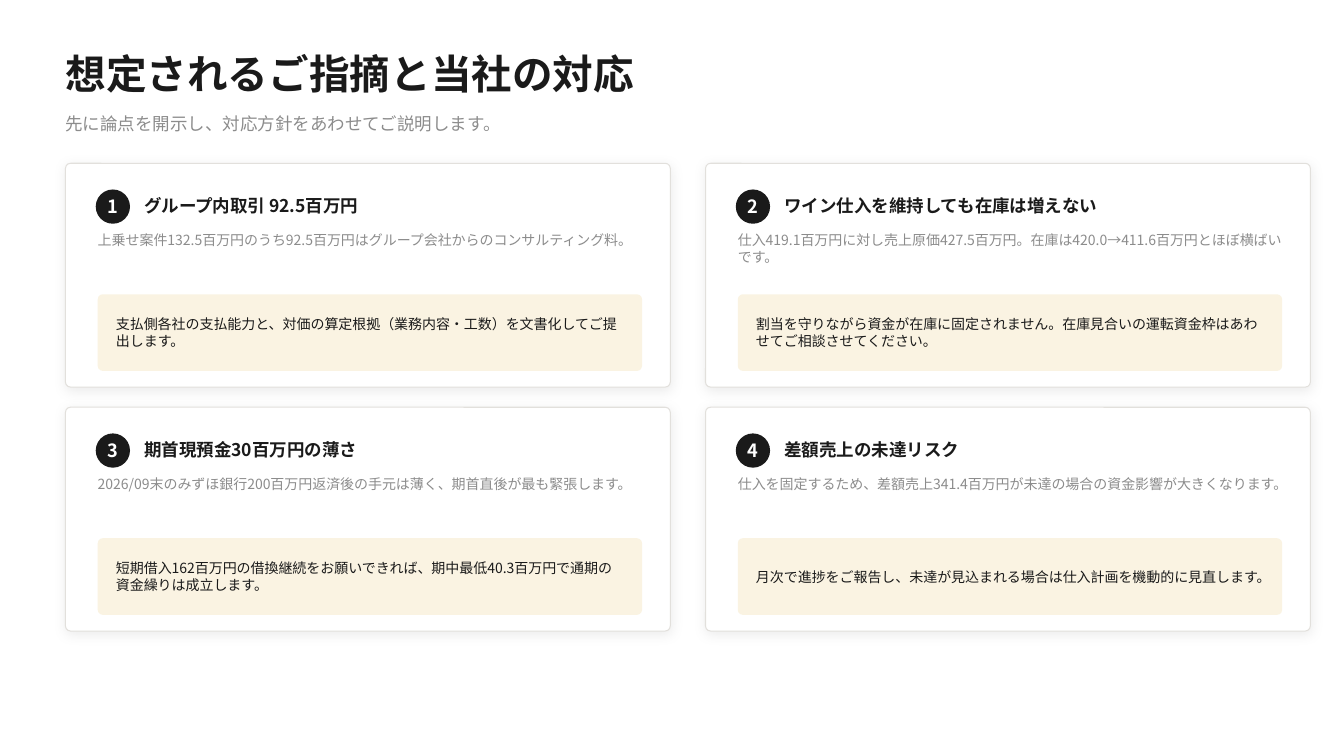
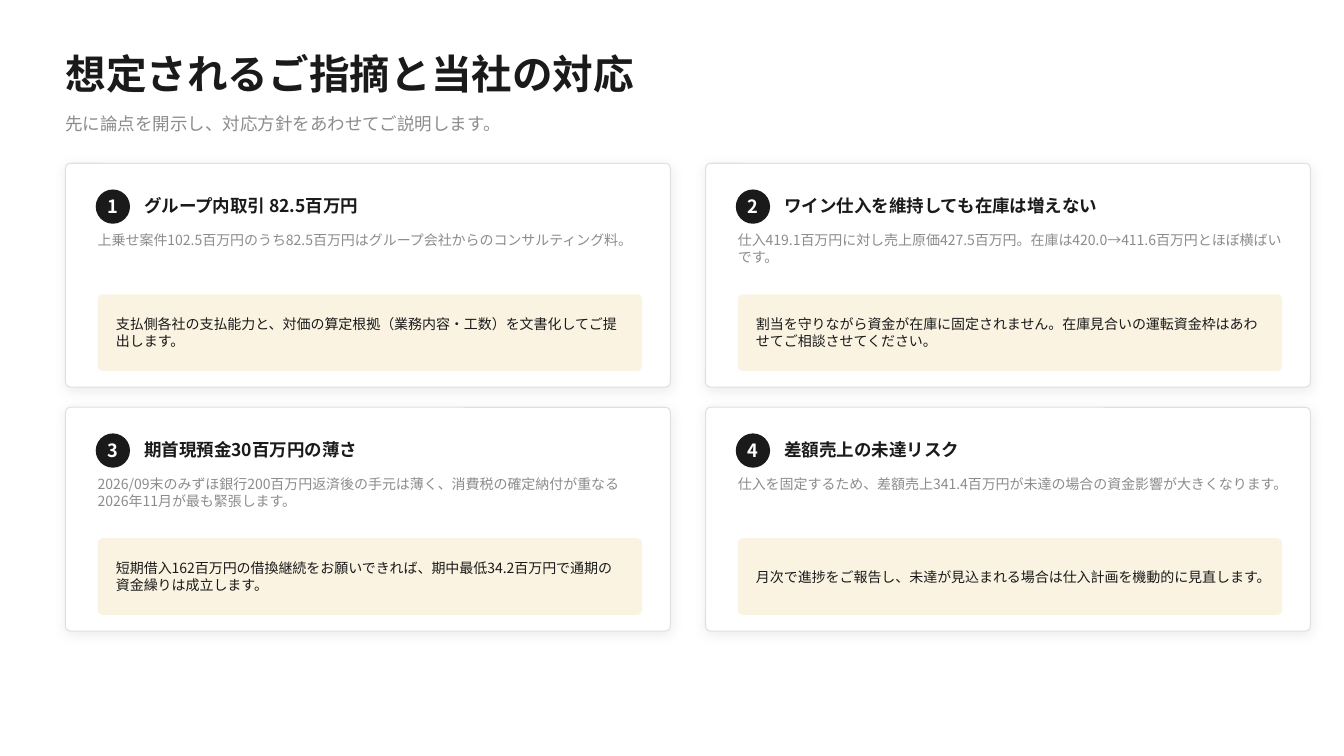
Before and after one commit to nakano-winebank/wine-auction, a slide deck: slide 15 of out/WineBank_FY2027_銀行提出.pptx. Drawn at 1344x756 pixels with LibreOffice and Linux fonts; fonts in the diff are those of the drawing. Boxes give left, top, right and bottom in pixels: in the first picture for what was removed or moved away, otherwise in the second. Text is boxed around its words. In the diff, an @@ line names an element or a change of style, - is before the commit and + after.

```diff
--- a/out/WineBank_FY2027_銀行提出.pptx
+++ b/out/WineBank_FY2027_銀行提出.pptx
@@ text at box(144, 197, 358, 214): text changed @@
-グループ内取引 92.5百万円
+グループ内取引 82.5百万円
@@ text at box(98, 233, 632, 246): text changed @@
-上乗せ案件132.5百万円のうち92.5百万円はグループ会社からのコンサルティング料。
+上乗せ案件102.5百万円のうち82.5百万円はグループ会社からのコンサルティング料。
@@ text at box(98, 477, 619, 507): text changed @@
-2026/09末のみずほ銀行200百万円返済後の手元は薄く、期首直後が最も緊張します。
+2026/09末のみずほ銀行200百万円返済後の手元は薄く、消費税の確定納付が重なる2026年11月が最も緊張します。
@@ text at box(116, 561, 612, 591): text changed @@
-短期借入162百万円の借換継続をお願いできれば、期中最低40.3百万円で通期の資金繰りは成立します。
+短期借入162百万円の借換継続をお願いできれば、期中最低34.2百万円で通期の資金繰りは成立します。
```
Also in this commit, not shown: 10 other slides changed, 1 slide added, 1 slide removed, 10 other files.
